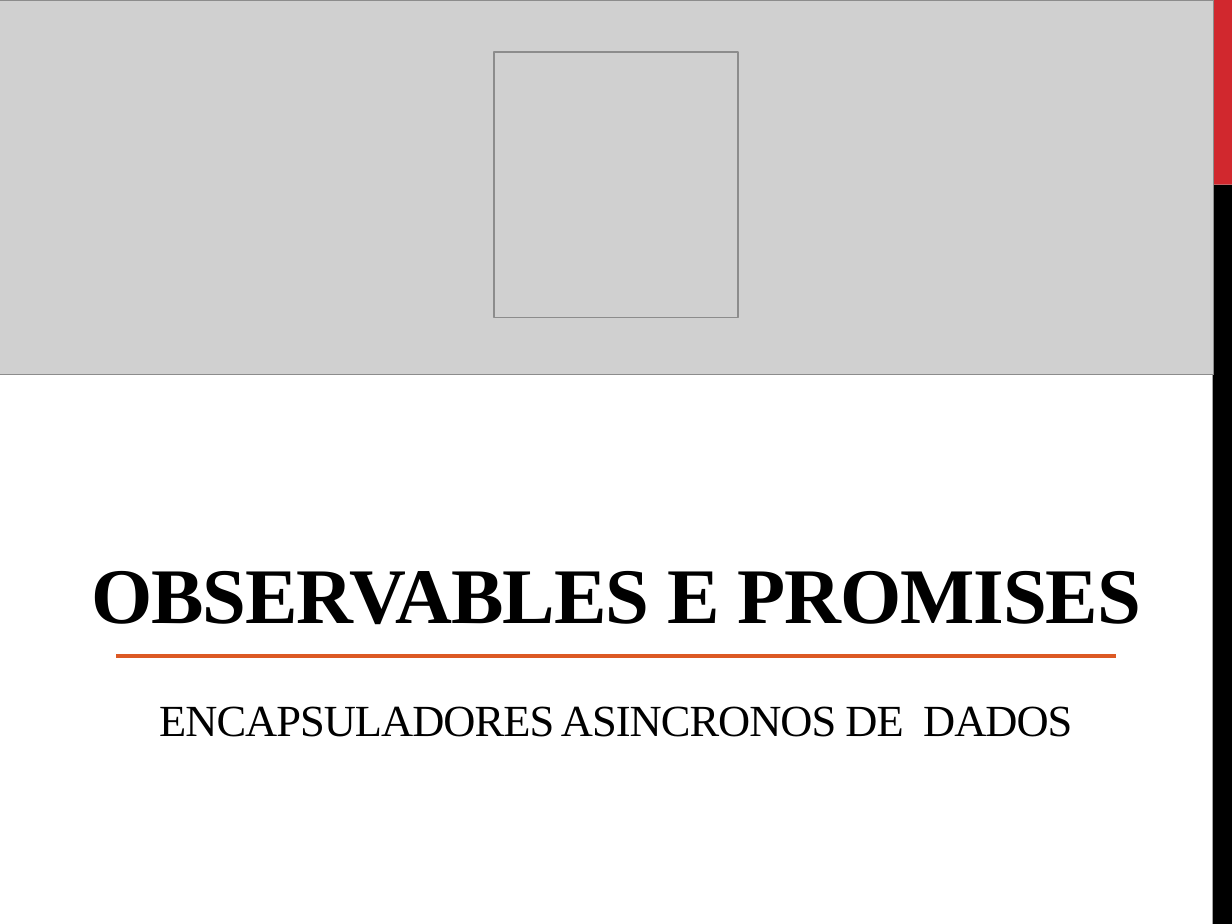
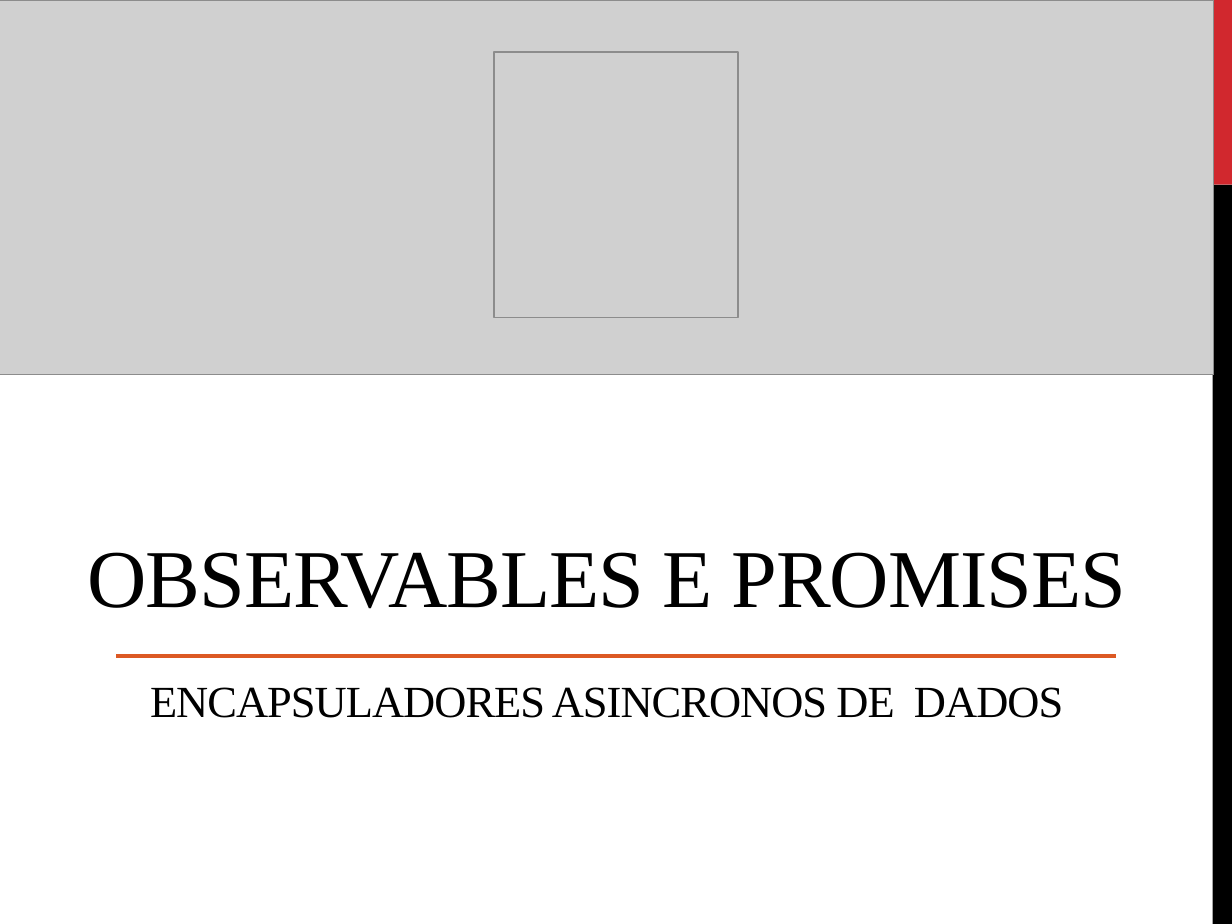
Before and after one commit to roney-amorim/angular-project, a slide deck: slide 3 of Apresentação/Módulo 2/Modulo 2.pptx. Drawn at 1232x924 pixels with LibreOffice and Linux fonts; fonts in the diff are those of the drawing; grey boxes stand for pictures. Boxes give left, top, right and bottom in pixels: in the first picture for what was removed or moved away, otherwise in the second. Text is boxed around its words. In the diff, an @@ line names an element or a change of style, - is before the commit and + after.

```diff
--- a/Apresentação/Módulo 2/Modulo 2.pptx
+++ b/Apresentação/Módulo 2/Modulo 2.pptx
@@ title "OBSERVABLES E PROMISES ENCAPSULADORES ASINCRONOS ...": place and size @@
-title "OBSERVABLES E PROMISES ENCAPSULADORES ASINCRONOS ..." at bbox=[91, 571, 1141, 737]
+title "OBSERVABLES E PROMISES ENCAPSULADORES ASINCRONOS ..." at bbox=[88, 552, 1125, 718]
@@ title "OBSERVABLES E PROMISES ENCAPSULADORES ASINCRONOS ..." at bbox=[88, 552, 1125, 718]: size 46 to 48 pt, bold off in "OBSERVABLES E PROMISES" @@
```
Also in this commit, not shown: 2 other slides changed, 32 slides added, 17 other files.
